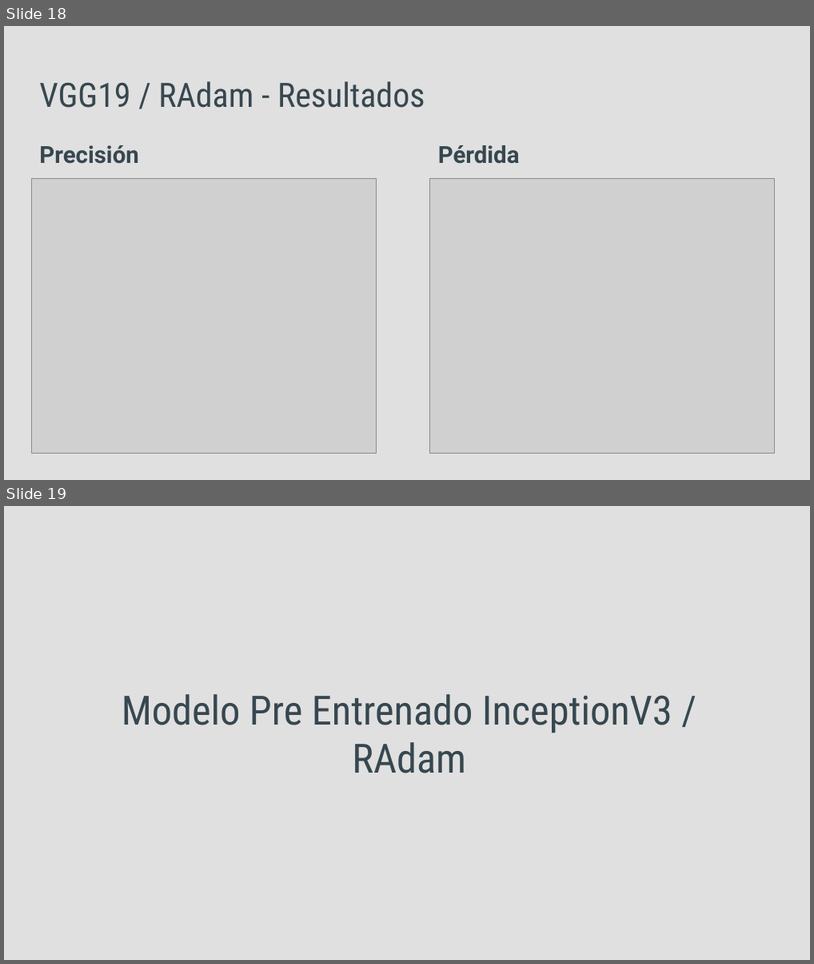
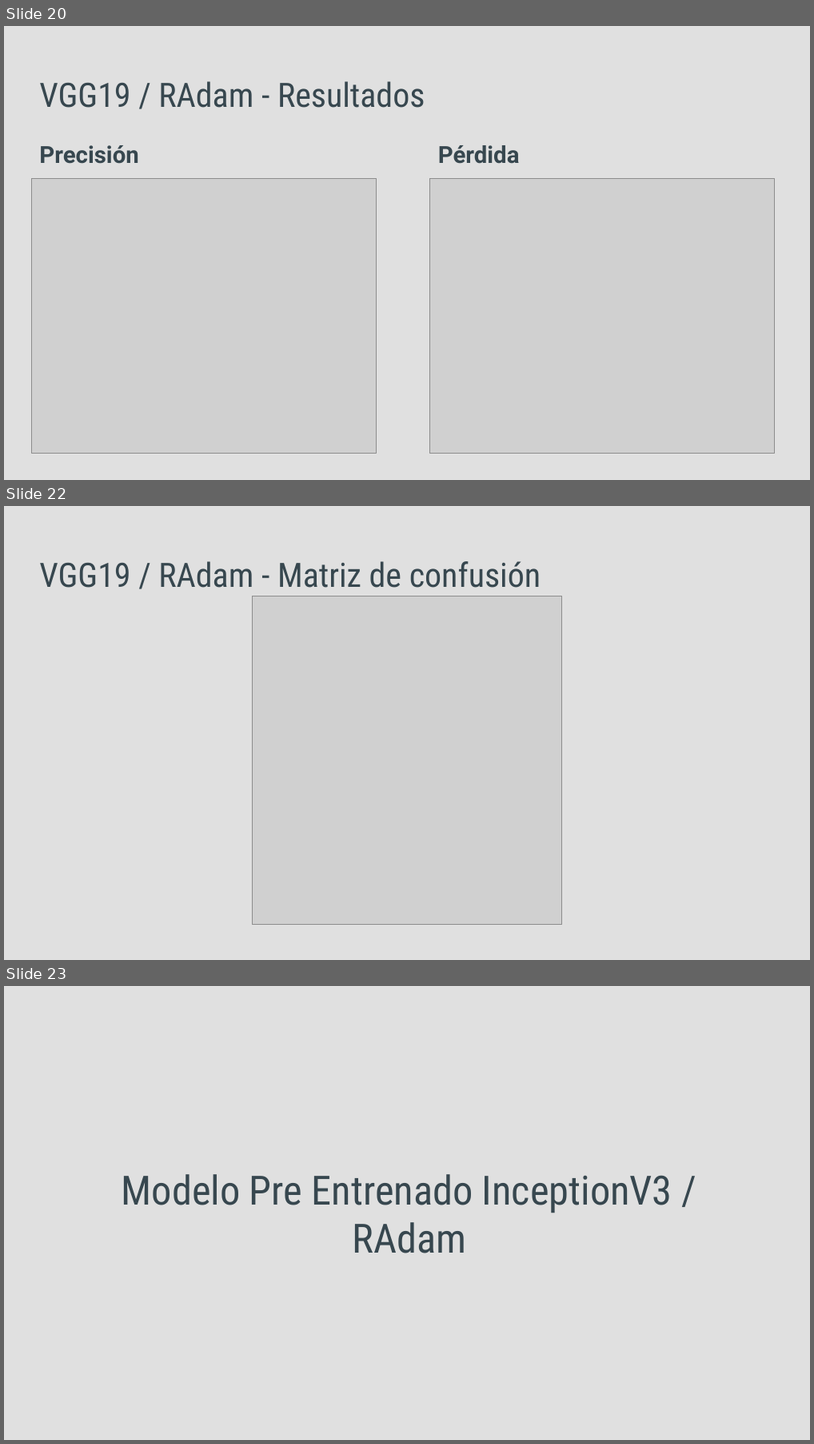
Before and after one commit to cscovino/Reservoir-Dogs, a slide deck: presentacion/Dasafio2_Grupo4_CNN.pptx. Shown one above the other, each under a label of ours: slides 18 and 19 before the commit, slides 20, 22 and 23 after it; the slides between them are not shown. The pictures are 814x964 and 814x1444 pixels, drawn with LibreOffice and Linux fonts; fonts in the diff are those of the drawing; grey boxes stand for pictures. Boxes give left, top, right and bottom in pixels: in the first picture for what was removed or moved away, otherwise in the second. Text is boxed around its words. In the diff, an @@ line names an element or a change of style, - is before the commit and + after.

Commit message:
Gráficos (accuracy / matriz de confusión)

```diff
--- a/presentacion/Dasafio2_Grupo4_CNN.pptx
+++ b/presentacion/Dasafio2_Grupo4_CNN.pptx
@@ slide 22 added at <box>4,506,810,960</box>, background #E0E0E0 @@
@@ title added at <box>39,561,541,588</box>, 30 pt, text #37474F @@
+VGG19 / RAdam - Matriz de confusión
@@ picture added at <box>252,596,562,924</box> @@
@@ what was slide 18 is now slide 20 @@
@@ what was slide 19 is now slide 23 @@
```
Also in this commit, not shown: 5 slides changed, 14 other slides added, 1 other file.
